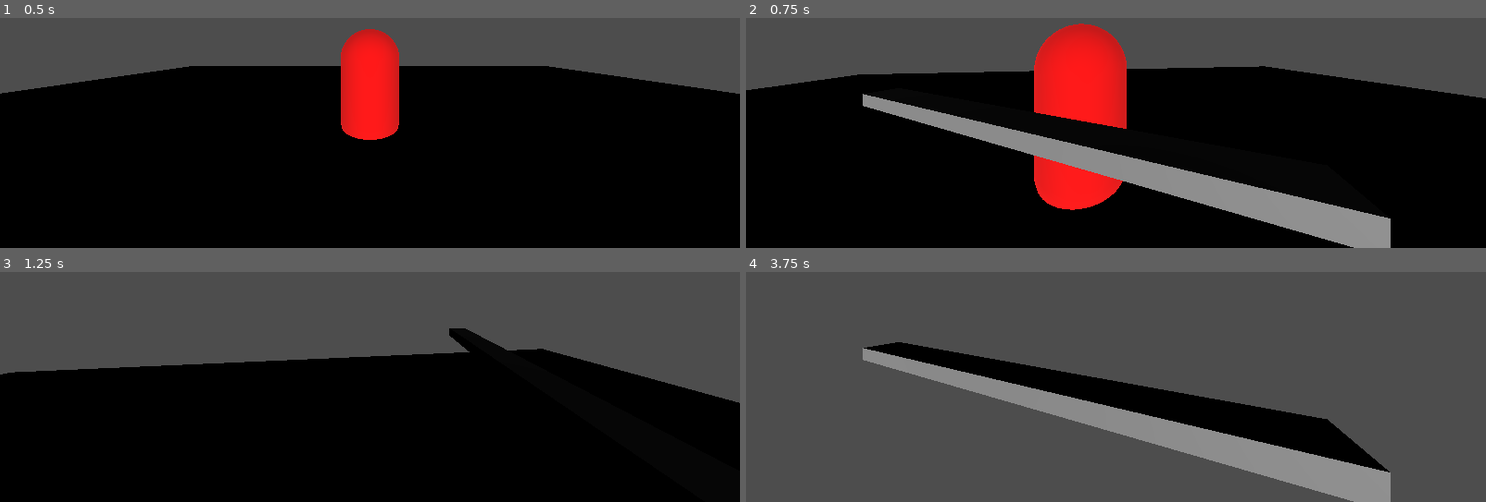
Above: before the commit, frames 1-4 (two rows, left to right).
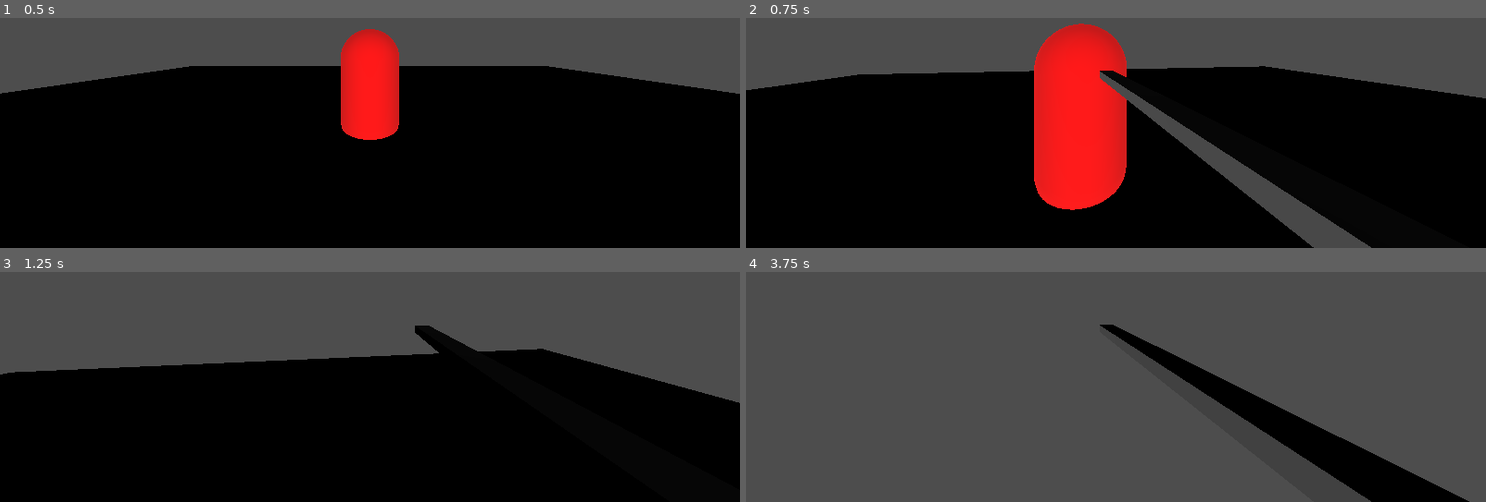
Above: after the commit, the same moments.

Repository: Rule2k/slasher
Game: Godot game, scene res://scenes/main/Main.tscn
The game is run twice, just before and just after one commit, with the same random seed, the same clock (stepped at 60 frames per second) and the same inputs.
Inputs (mouse positions are in pixels of both pictures, inside the frame that each line leads up to):
- Up to frame 1 (0.5 s): no input
- Up to frame 2 (0.75 s): tap Enter at 0.5 s; move the mouse to (1153, 38) at 0.52 s; hold W (move_forward) from 0.53 s (still down); click (1153, 38) at 0.6 s
- Up to frame 3 (1.25 s): keep holding W (move_forward); tap Space (jump) at 0.77 s
- Up to frame 4 (3.75 s): keep holding W (move_forward); move the mouse to (1079, 297) at 1.27 s; tap Q (attack_overhead) at 1.35 s; tap Space (jump) at 1.52, 2.75, 3.02 s; move the mouse to (1130, 288) at 2.02 s; right-click (1130, 288) at 2.1 s; move the mouse to (1108, 301) at 2.77 s; tap E (attack_stab) at 2.85 s; tap Enter at 3.5 s; move the mouse to (1167, 299) at 3.52 s; click (1167, 299) at 3.6 s

Frame 1 is identical in both runs. In frame 2, 11% of the frame differs, in the area x 15-88%, y 22-100%; in frame 3, 0.8%; in frame 4, 16%, in the area x 15-98%, y 22-100%.

Commit message:
feat: shared windup animation with tap/hold branching
Windup animation plays on press (0.3s pullback), holds at peak while button
is held. On release: light swing if < 1s, heavy swing (more amplitude) if >= 1s.

Diff:
--- a/scenes/main/Main.tscn
+++ b/scenes/main/Main.tscn
@@ -47,9 +47,9 @@
 "values": [Vector3(0, 0, 0)]
 }
 
-[sub_resource type="Animation" id="Animation_jsdfw"]
-resource_name = "slash_left_light"
-length = 0.65
+[sub_resource type="Animation" id="Animation_lh"]
+resource_name = "left_heavy"
+length = 0.6
 tracks/0/type = "value"
 tracks/0/imported = false
 tracks/0/enabled = true
@@ -57,16 +57,49 @@
 tracks/0/interp = 1
 tracks/0/loop_wrap = true
 tracks/0/keys = {
-"times": PackedFloat32Array(0, 0.05, 0.2, 0.38, 0.65),
-"transitions": PackedFloat32Array(1, 1, 1, 1, 1),
+"times": PackedFloat32Array(0, 0.15, 0.6),
+"transitions": PackedFloat32Array(1, 1, 1),
 "update": 0,
-"values": [Vector3(0, 0, 0), Vector3(0, 1.2217305, 0), Vector3(0, 1.2217305, 0), Vector3(0, -1.3962634, 0), Vector3(0, 0, 0)]
+"values": [Vector3(0, 1.2217305, 0), Vector3(0, -1.7453293, 0), Vector3(0, 0, 0)]
+}
+
+[sub_resource type="Animation" id="Animation_ll"]
+resource_name = "left_light"
+length = 0.45
+tracks/0/type = "value"
+tracks/0/imported = false
+tracks/0/enabled = true
+tracks/0/path = NodePath(".:rotation")
+tracks/0/interp = 1
+tracks/0/loop_wrap = true
+tracks/0/keys = {
+"times": PackedFloat32Array(0, 0.15, 0.45),
+"transitions": PackedFloat32Array(1, 1, 1),
+"update": 0,
+"values": [Vector3(0, 1.2217305, 0), Vector3(0, -1.3962634, 0), Vector3(0, 0, 0)]
+}
+
+[sub_resource type="Animation" id="Animation_jsdfw"]
+resource_name = "left_windup"
+tracks/0/type = "value"
+tracks/0/imported = false
+tracks/0/enabled = true
+tracks/0/path = NodePath(".:rotation")
+tracks/0/interp = 1
+tracks/0/loop_wrap = true
+tracks/0/keys = {
+"times": PackedFloat32Array(0, 0.3),
+"transitions": PackedFloat32Array(1, 1),
+"update": 0,
+"values": [Vector3(0, 0, 0), Vector3(0, 1.2217305, 0)]
 }
 
 [sub_resource type="AnimationLibrary" id="AnimationLibrary_tck0d"]
 _data = {
 &"RESET": SubResource("Animation_2tpxt"),
-&"left_light": SubResource("Animation_jsdfw")
+&"left_heavy": SubResource("Animation_lh"),
+&"left_light": SubResource("Animation_ll"),
+&"left_windup": SubResource("Animation_jsdfw")
 }
 
 [sub_resource type="CapsuleShape3D" id="CapsuleShape3D_u1xfj"]
--- a/scripts/combat/attack_data.gd
+++ b/scripts/combat/attack_data.gd
@@ -19,3 +19,7 @@
 	var dir = Direction.keys()[direction].to_lower()
 	var weight = "heavy" if is_heavy else "light"
 	return "%s_%s" % [dir, weight]
+
+func get_windup_animation_name() -> String:
+	var dir = Direction.keys()[direction].to_lower()
+	return "%s_windup" % dir
--- a/scripts/player/state_machine.gd
+++ b/scripts/player/state_machine.gd
@@ -73,24 +73,20 @@
 	current_attack = pair[0]  # light par défaut
 	is_heavy = false
 	hold_timer = 0.0
-	state_timer = current_attack.windup_duration
-	print(">> WINDUP %s (light par défaut)" % current_action)
-	anim_player.play(current_attack.get_animation_name())
+	print(">> WINDUP %s" % current_action)
+	anim_player.play(current_attack.get_windup_animation_name())
 
 func _process_windup(delta: float) -> void:
-	state_timer -= delta
 	hold_timer += delta
 
-	if not is_heavy and Input.is_action_pressed(current_action) and hold_timer >= heavy_threshold:
-		is_heavy = true
-		var pair = _attack_map[current_action]
-		current_attack = pair[1]  # heavy
-		state_timer = 0.0
-		print("   -> bascule HEAVY (maintenu %.3fs)" % hold_timer)
-
-	if state_timer <= 0.0:
-		if is_heavy or not Input.is_action_pressed(current_action):
-			_enter_active()
+	# Le swing part au relâchement du bouton
+	if not Input.is_action_pressed(current_action):
+		if hold_timer >= heavy_threshold:
+			is_heavy = true
+			var pair = _attack_map[current_action]
+			current_attack = pair[1]  # heavy
+			print("   -> HEAVY (maintenu %.3fs)" % hold_timer)
+		_enter_active()
 
 # --- ACTIVE ---
 func _enter_active() -> void:
@@ -98,6 +94,7 @@
 	state_timer = current_attack.active_duration
 	has_hit = false
 	hit_box.monitoring = true
+	anim_player.play(current_attack.get_animation_name())
 	var type_str = "HEAVY" if is_heavy else "LIGHT"
 	print(">> ACTIVE (%s) — dégâts: %s" % [type_str, current_attack.damage])
 
